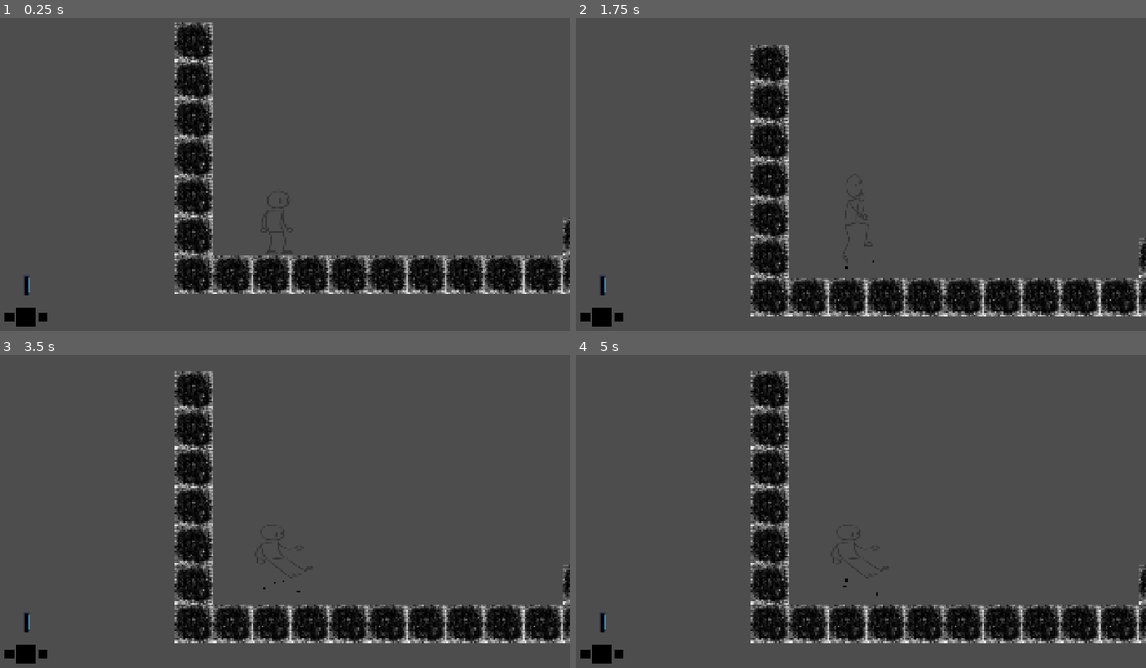
Above: before the commit, frames 1-4 (two rows, left to right).
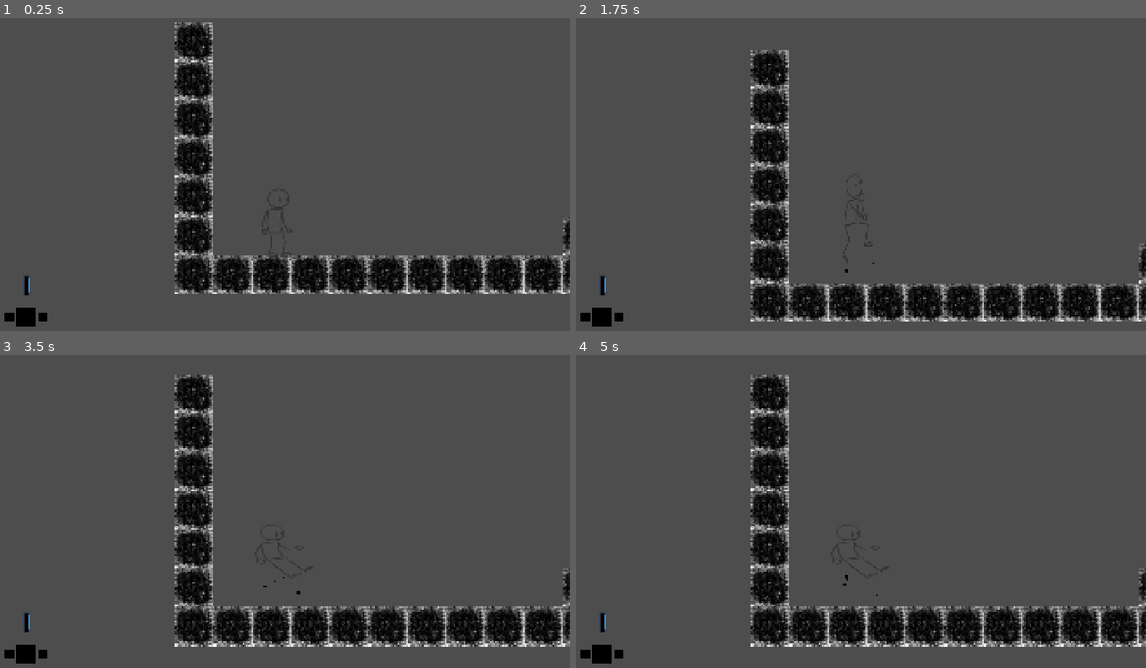
Above: after the commit, the same moments.

Repository: YhagoTomasini/Exlabers_Felpojam_026
Game: Godot game, scene res://Cenas/sala_de_testes.tscn
Two runs of this game, one before a commit and one after it. Both use one fixed random seed, a clock stepped at 60 frames per second and the inputs below. The engine's default icon, where the game draws it, is replaced by a stand-in: a white triangle on a blue panel in a dark square.
Inputs (mouse positions are in pixels of both pictures, inside the frame that each line leads up to):
- Up to frame 1 (0.25 s): no input
- Up to frame 2 (1.75 s): move the mouse to (980, 161) at 0.52 s; hold E (UI_move_right) from 0.53 s (still down); click (980, 161) at 0.6 s; tap Up (ui_up) at 0.77, 1.52 s; move the mouse to (741, 196) at 1.27 s; right-click (741, 196) at 1.35 s
- Up to frame 3 (3.5 s): move the mouse to (336, 442) at 2.02 s; release E (UI_move_right) at 2.03 s; hold Q (UI_move_left) 2.03-2.78 s; click (336, 442) at 2.1 s; move the mouse to (250, 580) at 2.77 s; hold E (UI_move_right) from 2.78 s (still down); right-click (250, 580) at 2.85 s; tap Up (ui_up) at 3.02 s
- Up to frame 4 (5 s): move the mouse to (1032, 564) at 3.52 s; click (1032, 564) at 3.6 s; tap Up (ui_up) at 3.77, 4.52 s; move the mouse to (678, 467) at 4.27 s; release E (UI_move_right) at 4.28 s; hold Q (UI_move_left) from 4.28 s (still down); right-click (678, 467) at 4.35 s

The runs differ from the first frame. In frame 1, less than 0.1% of the frame differs, in the area x 45-52%, y 58-77%; in frame 2, 7.6%, in the area x 30-100%, y 8-97%; in frame 3, 6.6%; in frame 4, 6.6%.

Commit message:
detalhes

Diff:
--- a/felpojams-dos-exlabers/Codigos/carimbo.gd
+++ b/felpojams-dos-exlabers/Codigos/carimbo.gd
@@ -16,7 +16,7 @@
 #marca hipotetica
 @onready var marcaHipoteticaCena = preload("res://Prefabs/marcaHipotetica.tscn")
 var marcaHipotetica
-@export var rangeMH : int = 128
+@export var rangeMH : int = 32
 
 #@export var aud : AudioStreamPlayer2D
 
--- a/felpojams-dos-exlabers/Codigos/personagem_principal.gd
+++ b/felpojams-dos-exlabers/Codigos/personagem_principal.gd
@@ -136,16 +136,20 @@
 	particulas_andando.emitting = false
 
 	if !is_on_floor():
-		if velocity.y < 0:
-			state = "Jump"
-			particulas_andando.emitting = true
+		if !noCianoB:
+			if velocity.y < 0:
+				state = "Jump"
+				particulas_andando.emitting = true
 
-			AudioManager.criar_aud(SoundEffect.TIPO_DE_SOM.PULO)
-			jump_tween()
+				AudioManager.criar_aud(SoundEffect.TIPO_DE_SOM.PULO)
+				jump_tween()
+			else:
+				particulas_andando.emitting = false
+				state = "Falling"
+				queda_tween()
+
 		else:
-			particulas_andando.emitting = false
-			state = "Falling"
-			queda_tween()
+			state = "Nadando"
 
 	elif velocity.x != 0:
 		state = "Run"
@@ -168,7 +172,7 @@
 func jump_tween():
 	var tween = create_tween()
 	tween.tween_property(anim, "scale", Vector2(0.8, 1.2), 0.1)
-	tween.tween_property(anim, "scale", Vector2.ONE, 0.08)
+	tween.tween_property(anim, "scale", Vector2.ONE, 0.05)
 
 func queda_tween():
 	var tween = create_tween()
--- a/felpojams-dos-exlabers/Prefabs/personagem_principal.tscn
+++ b/felpojams-dos-exlabers/Prefabs/personagem_principal.tscn
@@ -6,6 +6,7 @@
 [ext_resource type="Texture2D" uid="uid://cavphklnfbmdg" path="res://Imagens/player/jumping.png" id="4_2g78t"]
 [ext_resource type="Texture2D" uid="uid://djmfly7rd8ru6" path="res://Imagens/magentaUI.png" id="4_68mg3"]
 [ext_resource type="Texture2D" uid="uid://3wrt7u4nvg2u" path="res://Imagens/player/player_correndo.png" id="5_68mg3"]
+[ext_resource type="Texture2D" uid="uid://qelfqli71kf7" path="res://Imagens/player/player_swimming.png" id="6_5aplp"]
 [ext_resource type="Texture2D" uid="uid://3slnnctebagi" path="res://Imagens/player/morte1.png" id="7_js6sr"]
 [ext_resource type="Texture2D" uid="uid://b00gvf8ti4o8t" path="res://Imagens/player/morte2.png" id="8_y08vd"]
 [ext_resource type="Texture2D" uid="uid://b60ledmekthf8" path="res://Imagens/player/morte3.png" id="9_vq5uy"]
@@ -48,6 +49,18 @@
 atlas = ExtResource("4_68mg3")
 region = Rect2(0, 0, 64, 64)
 
+[sub_resource type="AtlasTexture" id="AtlasTexture_vjkxk"]
+atlas = ExtResource("6_5aplp")
+region = Rect2(0, 0, 256, 256)
+
+[sub_resource type="AtlasTexture" id="AtlasTexture_rciie"]
+atlas = ExtResource("6_5aplp")
+region = Rect2(256, 0, 256, 256)
+
+[sub_resource type="AtlasTexture" id="AtlasTexture_0rrra"]
+atlas = ExtResource("6_5aplp")
+region = Rect2(0, 256, 256, 256)
+
 [sub_resource type="AtlasTexture" id="AtlasTexture_66os2"]
 atlas = ExtResource("5_68mg3")
 region = Rect2(0, 0, 256, 256)
@@ -146,6 +159,20 @@
 }],
 "loop": false,
 "name": &"Morreu",
+"speed": 5.0
+}, {
+"frames": [{
+"duration": 1.0,
+"texture": SubResource("AtlasTexture_vjkxk")
+}, {
+"duration": 1.0,
+"texture": SubResource("AtlasTexture_rciie")
+}, {
+"duration": 1.0,
+"texture": SubResource("AtlasTexture_0rrra")
+}],
+"loop": true,
+"name": &"Nadando",
 "speed": 5.0
 }, {
 "frames": [{
@@ -217,12 +244,12 @@
 particulas_andando = NodePath("particulas_andando")
 coyote_timer = NodePath("coyote_timer")
 camera = NodePath("camera")
-jump_heigh = 128.0
+jump_heigh = 160.0
 
 [node name="anim" type="AnimatedSprite2D" parent="."]
 position = Vector2(3, 0)
 sprite_frames = SubResource("SpriteFrames_7kss6")
-animation = &"Jump"
+animation = &"Nadando"
 autoplay = "Idle"
 
 [node name="CollisionShape2D" type="CollisionShape2D" parent="."]
Not shown: 1 places in felpojams-dos-exlabers/Prefabs/personagem_principal.tscn that only renumber resources
